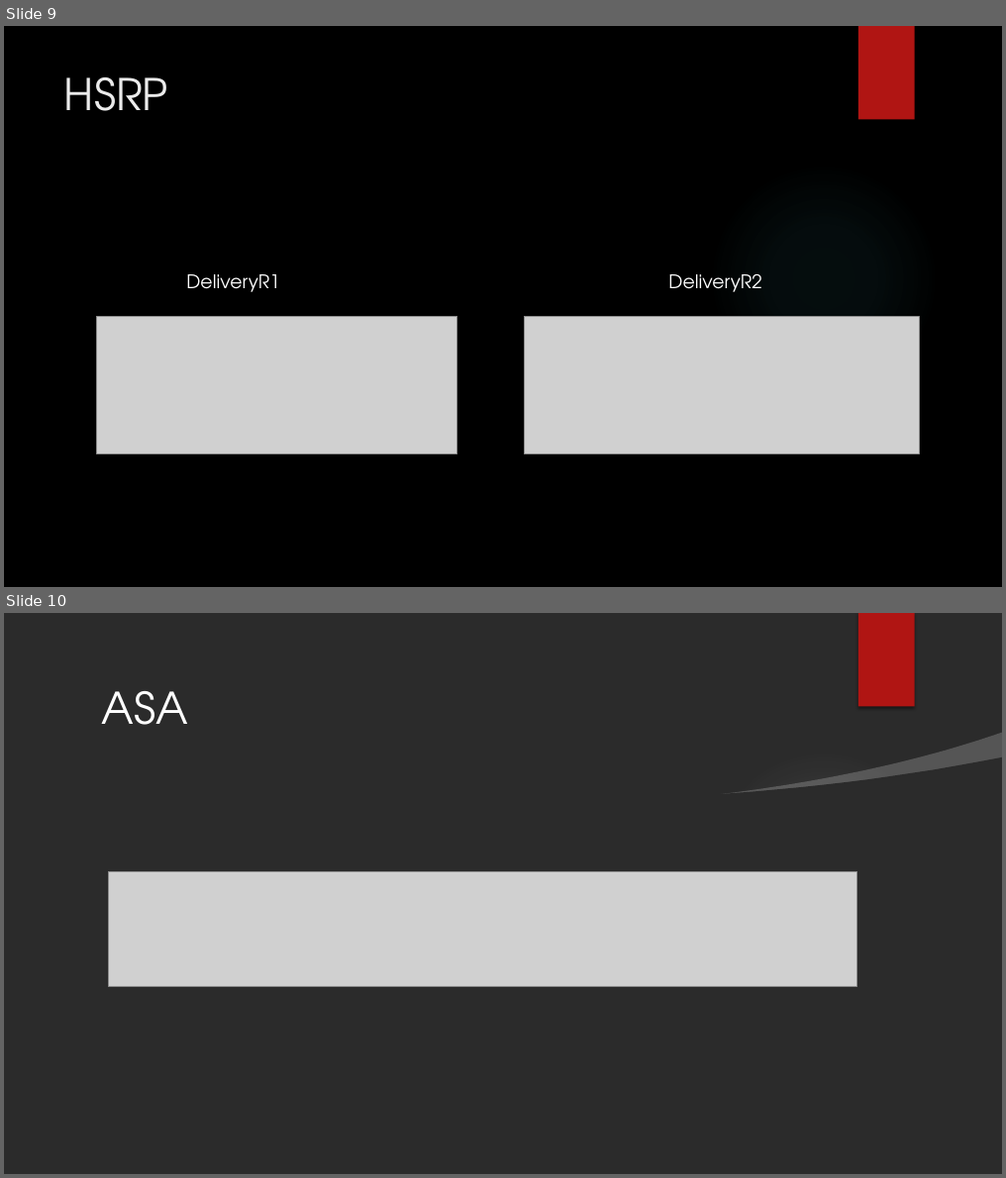
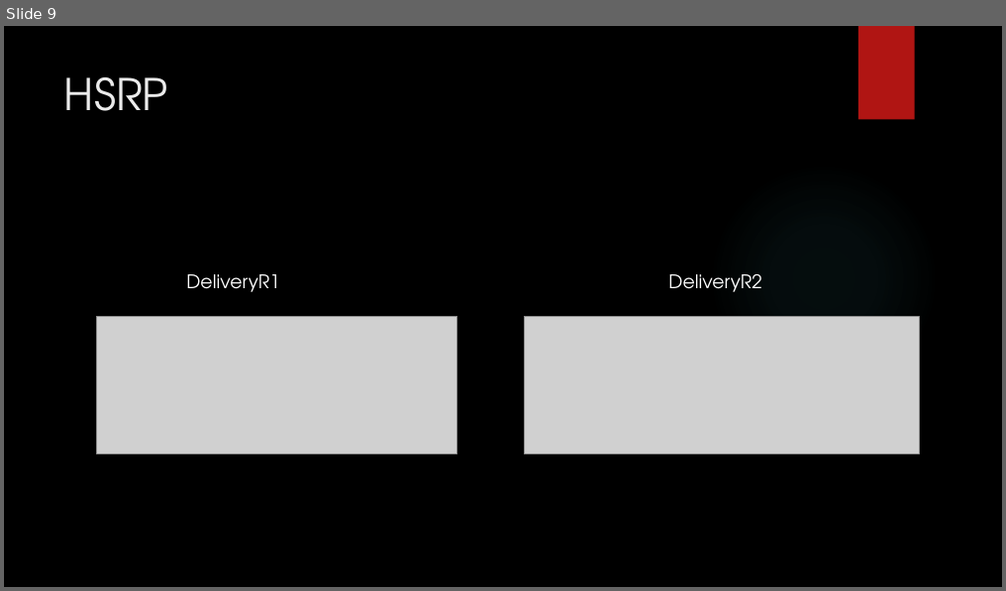
Before and after one commit to LajkaK2006/BorsodNet, a slide deck: Tacos KFT.pptx. Shown one above the other, each under a label of ours: slides 9 and 10 before the commit, slide 9 after it. The pictures are 1006x1178 and 1006x591 pixels, drawn with LibreOffice and Linux fonts; fonts in the diff are those of the drawing; grey boxes stand for pictures; background and template pictures are left out; a plain dark background stands for a picture behind light text. Boxes give left, top, right and bottom in pixels: in the first picture for what was removed or moved away, otherwise in the second. Text is boxed around its words. In the diff, an @@ line names an element or a change of style, - is before the commit and + after.

```diff
--- a/Tacos KFT.pptx
+++ b/Tacos KFT.pptx
@@ slide 10 removed at (4, 613, 1002, 1174), background picture (left out) @@
@@ rectangle removed at (858, 613, 915, 707) @@
@@ title removed at (102, 691, 188, 725) @@
-ASA
@@ freeform shape removed at (4, 758, 1002, 1174) @@
@@ ellipse removed at (709, 750, 939, 980) @@
@@ freeform shape removed at (718, 733, 1002, 800) @@
@@ picture removed at (108, 872, 857, 986) @@
```
Also in this commit, not shown: 5 slides changed, 6 slides added, 1 other slide removed, 1 other file.
